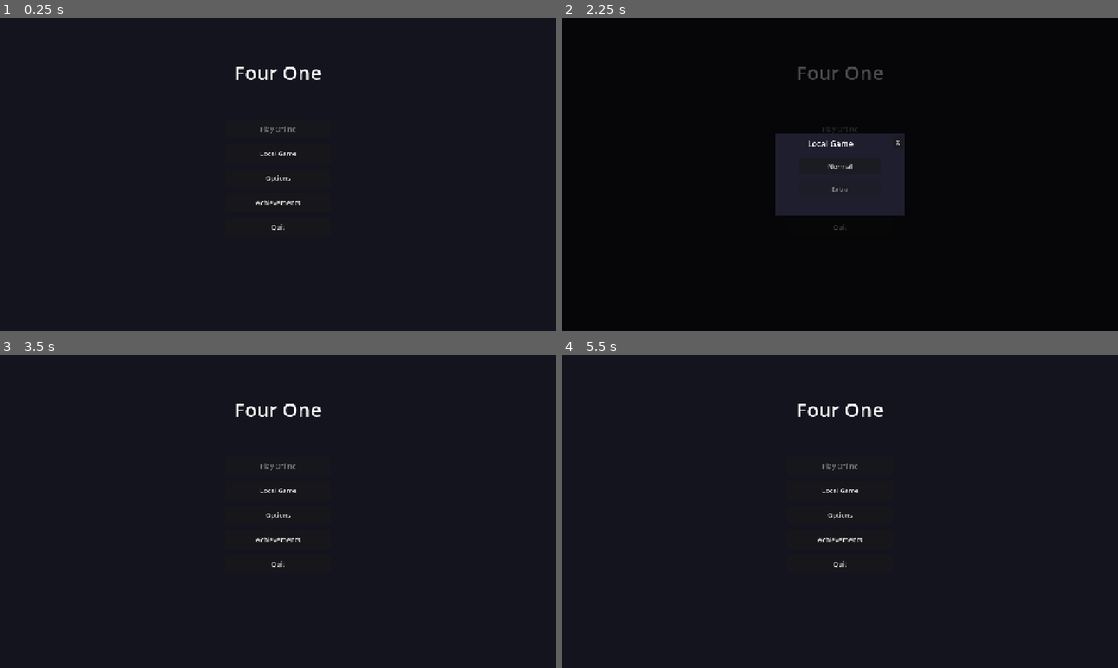
Above: before the commit, frames 1-4 (two rows, left to right).
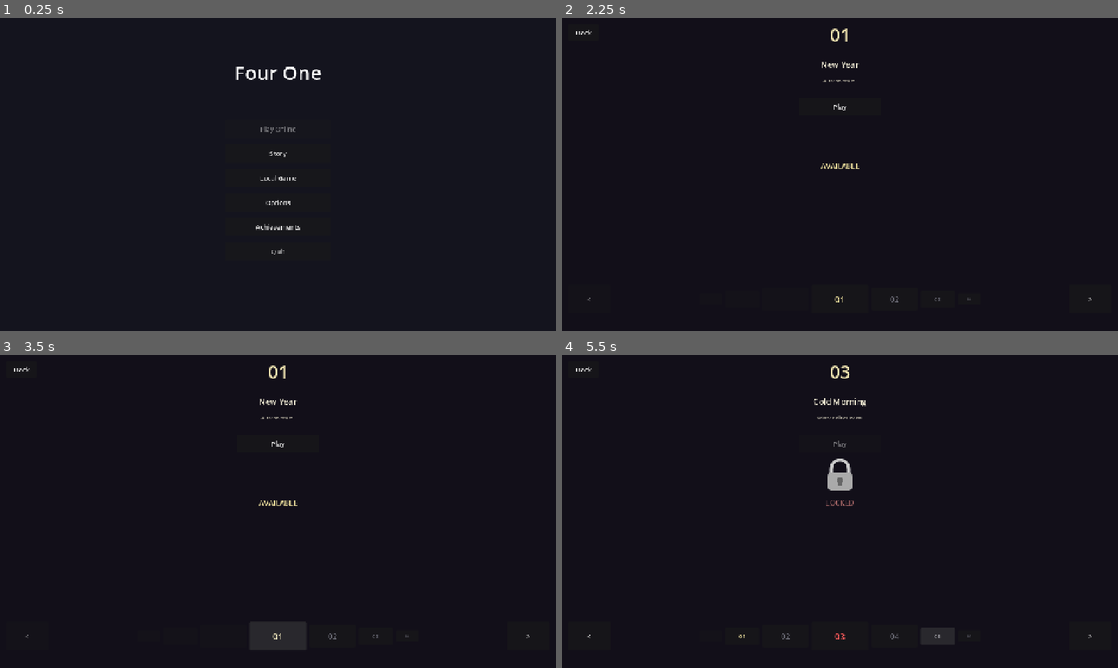
Above: after the commit, the same moments.

Repository: fimaaa/game-fortyone
Game: Godot game, scene res://main_menu/main_menu.tscn
The game is run twice, just before and just after one commit, with the same random seed, the same clock (stepped at 60 frames per second) and the same inputs.
Inputs (mouse positions are in pixels of both pictures, inside the frame that each line leads up to):
- Up to frame 1 (0.25 s): no input
- Up to frame 2 (2.25 s): click (840, 152) at 0.5 s, where only the run after the commit has a clickable "Story"; click (584, 33) at 1.25 s, where only the run after the commit has a clickable "Back"; click (840, 152) at 2 s, where only the run after the commit has a clickable "Story"
- Up to frame 3 (3.5 s): click (278, 636) at 2.75 s, where only the run after the commit has a clickable "01"
- Up to frame 4 (5.5 s): click (895, 636) at 3.5 s, where only the run after the commit has a clickable "02"; click (784, 636) at 4.25 s, where only the run after the commit has a clickable "01"; click (940, 636) at 5 s, where only the run after the commit has a clickable "03"

The runs differ from the first frame. In frame 1, 0.3% of the frame differs, in the area x 46-54%, y 42-76%; in frame 2, 0.7%; in frame 3, 0.8%; in frame 4, 1.2%, in the area x 2-96%, y 3-91%.

Commit message:
add story event chooose scene

Diff:
--- a/main_menu/main_menu.gd
+++ b/main_menu/main_menu.gd
@@ -58,30 +58,37 @@
 	online_btn.tooltip_text = "Coming Soon"
 	menu_panel.add_child(online_btn)
 
+	var story_btn = Button.new()
+	story_btn.text = "Story"
+	story_btn.position = Vector2(btn_x, btn_y + 60)
+	story_btn.size = Vector2(btn_w, btn_h)
+	story_btn.pressed.connect(func(): get_tree().change_scene_to_file("res://story/story_calendar.tscn"))
+	menu_panel.add_child(story_btn)
+
 	var local_btn = Button.new()
 	local_btn.text = "Local Game"
-	local_btn.position = Vector2(btn_x, btn_y + 60)
+	local_btn.position = Vector2(btn_x, btn_y + 120)
 	local_btn.size = Vector2(btn_w, btn_h)
 	local_btn.pressed.connect(func(): _show_local_mode())
 	menu_panel.add_child(local_btn)
 
 	var opt_btn = Button.new()
 	opt_btn.text = "Options"
-	opt_btn.position = Vector2(btn_x, btn_y + 120)
+	opt_btn.position = Vector2(btn_x, btn_y + 180)
 	opt_btn.size = Vector2(btn_w, btn_h)
 	opt_btn.pressed.connect(func(): options_panel.visible = true)
 	menu_panel.add_child(opt_btn)
 
 	var ach_btn = Button.new()
 	ach_btn.text = "Achievements"
-	ach_btn.position = Vector2(btn_x, btn_y + 180)
+	ach_btn.position = Vector2(btn_x, btn_y + 240)
 	ach_btn.size = Vector2(btn_w, btn_h)
 	ach_btn.pressed.connect(func(): get_tree().change_scene_to_file("res://achievements/achievements.tscn"))
 	menu_panel.add_child(ach_btn)
 
 	var quit_btn = Button.new()
 	quit_btn.text = "Quit"
-	quit_btn.position = Vector2(btn_x, btn_y + 240)
+	quit_btn.position = Vector2(btn_x, btn_y + 300)
 	quit_btn.size = Vector2(btn_w, btn_h)
 	quit_btn.pressed.connect(func(): get_tree().quit())
 	menu_panel.add_child(quit_btn)
--- /dev/null
+++ b/story/images/lock_icon.svg
@@ -0,0 +1,7 @@
+<svg xmlns="http://www.w3.org/2000/svg" width="64" height="64" viewBox="0 0 64 64">
+  <rect width="64" height="64" fill="none"/>
+  <path d="M18 30 V22 a14 14 0 0 1 28 0 V30" fill="none" stroke="#cccccc" stroke-width="5" stroke-linecap="round"/>
+  <rect x="13" y="28" width="38" height="28" rx="5" ry="5" fill="#aaaaaa"/>
+  <circle cx="32" cy="40" r="5" fill="#666666"/>
+  <rect x="30" y="40" width="4" height="9" fill="#666666"/>
+</svg>
--- /dev/null
+++ b/story/story_calendar.gd
@@ -0,0 +1,317 @@
+extends Control
+
+const SAVE_PATH = "user://story_progress.cfg"
+
+const EVENTS = [
+	{"titleAge": "01", "date": "1/1", "day": 1, "month": "January", "eventName": "New Year", "eventDesc": "A fresh start.", "eventId": "jan_01", "image": ""},
+	{"titleAge": "02", "date": "1/2", "day": 2, "month": "January", "eventName": "First Step", "eventDesc": "The journey begins.", "eventId": "jan_02", "image": ""},
+	{"titleAge": "03", "date": "1/3", "day": 3, "month": "January", "eventName": "Cold Morning", "eventDesc": "Winter bites hard.", "eventId": "jan_03", "image": ""},
+	{"titleAge": "04", "date": "1/4", "day": 4, "month": "January", "eventName": "Meeting", "eventDesc": "A stranger appears.", "eventId": "jan_04", "image": ""},
+	{"titleAge": "05", "date": "1/5", "day": 5, "month": "January", "eventName": "The Card", "eventDesc": "You receive a mysterious card.", "eventId": "jan_05", "image": ""},
+	{"titleAge": "06", "date": "1/6", "day": 6, "month": "January", "eventName": "Challenge", "eventDesc": "The rules are explained.", "eventId": "jan_06", "image": ""},
+	{"titleAge": "07", "date": "1/7", "day": 7, "month": "January", "eventName": "First Match", "eventDesc": "Your first battle.", "eventId": "jan_07", "image": ""},
+	{"titleAge": "08", "date": "1/8", "day": 8, "month": "January", "eventName": "Defeat", "eventDesc": "A harsh lesson.", "eventId": "jan_08", "image": ""},
+	{"titleAge": "09", "date": "1/9", "day": 9, "month": "January", "eventName": "Training", "eventDesc": "Practice daily.", "eventId": "jan_09", "image": ""},
+	{"titleAge": "10", "date": "1/10", "day": 10, "month": "January", "eventName": "Strategy", "eventDesc": "Learn the meta.", "eventId": "jan_10", "image": ""},
+	{"titleAge": "11", "date": "1/11", "day": 11, "month": "January", "eventName": "Rival", "eventDesc": "A worthy opponent.", "eventId": "jan_11", "image": ""},
+	{"titleAge": "12", "date": "1/12", "day": 12, "month": "January", "eventName": "Bet", "eventDesc": "Wager everything.", "eventId": "jan_12", "image": ""},
+	{"titleAge": "13", "date": "1/13", "day": 13, "month": "January", "eventName": "Win", "eventDesc": "First victory.", "eventId": "jan_13", "image": ""},
+	{"titleAge": "14", "date": "1/14", "day": 14, "month": "January", "eventName": "Fame", "eventDesc": "Word spreads.", "eventId": "jan_14", "image": ""},
+	{"titleAge": "15", "date": "1/15", "day": 15, "month": "January", "eventName": "Tournament", "eventDesc": "Enter the bracket.", "eventId": "jan_15", "image": ""},
+	{"titleAge": "16", "date": "1/16", "day": 16, "month": "January", "eventName": "Round 1", "eventDesc": "Easy start.", "eventId": "jan_16", "image": ""},
+	{"titleAge": "17", "date": "1/17", "day": 17, "month": "January", "eventName": "Round 2", "eventDesc": "Gets harder.", "eventId": "jan_17", "image": ""},
+	{"titleAge": "18", "date": "1/18", "day": 18, "month": "January", "eventName": "Semifinal", "eventDesc": "Four remain.", "eventId": "jan_18", "image": ""},
+	{"titleAge": "19", "date": "1/19", "day": 19, "month": "January", "eventName": "Clash", "eventDesc": "Head to head.", "eventId": "jan_19", "image": ""},
+	{"titleAge": "20", "date": "1/20", "day": 20, "month": "January", "eventName": "Final", "eventDesc": "The ultimate match.", "eventId": "jan_20", "image": ""},
+	{"titleAge": "21", "date": "1/21", "day": 21, "month": "January", "eventName": "Champion", "eventDesc": "You win it all.", "eventId": "jan_21", "image": ""},
+	{"titleAge": "22", "date": "1/22", "day": 22, "month": "January", "eventName": "Celebration", "eventDesc": "Party time.", "eventId": "jan_22", "image": ""},
+	{"titleAge": "23", "date": "1/23", "day": 23, "month": "January", "eventName": "New Rival", "eventDesc": "Someone stronger appears.", "eventId": "jan_23", "image": ""},
+	{"titleAge": "24", "date": "1/24", "day": 24, "month": "January", "eventName": "Rematch", "eventDesc": "Revenge match.", "eventId": "jan_24", "image": ""},
+	{"titleAge": "25", "date": "1/25", "day": 25, "month": "January", "eventName": "Loss", "eventDesc": "Defeated again.", "eventId": "jan_25", "image": ""},
+	{"titleAge": "26", "date": "1/26", "day": 26, "month": "January", "eventName": "Training Arc", "eventDesc": "Train harder.", "eventId": "jan_26", "image": ""},
+	{"titleAge": "27", "date": "1/27", "day": 27, "month": "January", "eventName": "Team Up", "eventDesc": "Find allies.", "eventId": "jan_27", "image": ""},
+	{"titleAge": "28", "date": "1/28", "day": 28, "month": "January", "eventName": "Strategy", "eventDesc": "New plan.", "eventId": "jan_28", "image": ""},
+	{"titleAge": "29", "date": "1/29", "day": 29, "month": "January", "eventName": "Rematch 2", "eventDesc": "The grudge match.", "eventId": "jan_29", "image": ""},
+	{"titleAge": "30", "date": "1/30", "day": 30, "month": "January", "eventName": "Victory", "eventDesc": "Sweet revenge.", "eventId": "jan_30", "image": ""},
+	{"titleAge": "31", "date": "1/31", "day": 31, "month": "January", "eventName": "Rank Up", "eventDesc": "You climb the ranks.", "eventId": "jan_31", "image": ""},
+	{"titleAge": "32", "date": "2/1", "day": 1, "month": "February", "eventName": "New Month", "eventDesc": "February begins.", "eventId": "feb_01", "image": ""},
+	{"titleAge": "33", "date": "2/2", "day": 2, "month": "February", "eventName": "Snow", "eventDesc": "A quiet day.", "eventId": "feb_02", "image": ""},
+	{"titleAge": "34", "date": "2/3", "day": 3, "month": "February", "eventName": "Letter", "eventDesc": "A letter arrives.", "eventId": "feb_03", "image": ""},
+	{"titleAge": "35", "date": "2/4", "day": 4, "month": "February", "eventName": "Journey", "eventDesc": "Travel to a new city.", "eventId": "feb_04", "image": ""},
+	{"titleAge": "36", "date": "2/5", "day": 5, "month": "February", "eventName": "New Arena", "eventDesc": "A bigger stage.", "eventId": "feb_05", "image": ""},
+	{"titleAge": "37", "date": "2/6", "day": 6, "month": "February", "eventName": "Qualifiers", "eventDesc": "Prove yourself.", "eventId": "feb_06", "image": ""},
+	{"titleAge": "38", "date": "2/7", "day": 7, "month": "February", "eventName": "Pressure", "eventDesc": "The stakes rise.", "eventId": "feb_07", "image": ""},
+	{"titleAge": "39", "date": "2/8", "day": 8, "month": "February", "eventName": "Blunder", "eventDesc": "A costly mistake.", "eventId": "feb_08", "image": ""},
+	{"titleAge": "40", "date": "2/9", "day": 9, "month": "February", "eventName": "Recovery", "eventDesc": "Get back up.", "eventId": "feb_09", "image": ""},
+	{"titleAge": "41", "date": "2/10", "day": 10, "month": "February", "eventName": "Secret", "eventDesc": "Discover the truth.", "eventId": "feb_10", "image": ""},
+	{"titleAge": "42", "date": "2/11", "day": 11, "month": "February", "eventName": "Confrontation", "eventDesc": "Face the enemy.", "eventId": "feb_11", "image": ""},
+	{"titleAge": "43", "date": "2/12", "day": 12, "month": "February", "eventName": "Betrayal", "eventDesc": "A friend turns.", "eventId": "feb_12", "image": ""},
+	{"titleAge": "44", "date": "2/13", "day": 13, "month": "February", "eventName": "Aftermath", "eventDesc": "Pick up the pieces.", "eventId": "feb_13", "image": ""},
+	{"titleAge": "45", "date": "2/14", "day": 14, "month": "February", "eventName": "Valentine", "eventDesc": "A moment of warmth.", "eventId": "feb_14", "image": ""},
+	{"titleAge": "46", "date": "2/15", "day": 15, "month": "February", "eventName": "Resolve", "eventDesc": "Steel your will.", "eventId": "feb_15", "image": ""},
+	{"titleAge": "47", "date": "2/16", "day": 16, "month": "February", "eventName": "Preparation", "eventDesc": "Get ready.", "eventId": "feb_16", "image": ""},
+	{"titleAge": "48", "date": "2/17", "day": 17, "month": "February", "eventName": "Finals", "eventDesc": "The last tournament.", "eventId": "feb_17", "image": ""},
+	{"titleAge": "49", "date": "2/18", "day": 18, "month": "February", "eventName": "Clash", "eventDesc": "Everything on the line.", "eventId": "feb_18", "image": ""},
+	{"titleAge": "50", "date": "2/19", "day": 19, "month": "February", "eventName": "Climax", "eventDesc": "The final move.", "eventId": "feb_19", "image": ""},
+	{"titleAge": "51", "date": "2/20", "day": 20, "month": "February", "eventName": "Winner", "eventDesc": "Champion of champions.", "eventId": "feb_20", "image": ""},
+	{"titleAge": "52", "date": "2/21", "day": 21, "month": "February", "eventName": "Reunion", "eventDesc": "Old friends return.", "eventId": "feb_21", "image": ""},
+	{"titleAge": "53", "date": "2/22", "day": 22, "month": "February", "eventName": "Legacy", "eventDesc": "Your story lives on.", "eventId": "feb_22", "image": ""},
+	{"titleAge": "54", "date": "2/23", "day": 23, "month": "February", "eventName": "Finale", "eventDesc": "The grand finale.", "eventId": "feb_23", "image": ""},
+	{"titleAge": "55", "date": "2/24", "day": 24, "month": "February", "eventName": "The End", "eventDesc": "Thank you for playing.", "eventId": "feb_24", "image": ""},
+]
+
+func _get_event(index : int) -> Dictionary:
+	if index >= 0 and index < EVENTS.size():
+		return EVENTS[index]
+	return {}
+
+var completed_days : Array = []
+var current_index := 0
+var animating := false
+var strip_base_x := 0.0
+var lock_texture : Texture2D
+
+@onready var title_age_label : Label = $TitleLabel/TitleAgeLabel
+@onready var event_name_label : Label = $EventNameLabel
+@onready var event_desc_label : Label = $EventDescLabel
+@onready var bg_texture : TextureRect = $BgTexture
+@onready var bg_color : ColorRect = $BgColor
+@onready var date_clip : Control = $DateClip
+@onready var date_strip : HBoxContainer = $DateClip/DateStrip
+@onready var play_button : Button = $PlayButton
+@onready var status_icon : TextureRect = $StatusIcon
+@onready var status_label : Label = $StatusLabel
+@onready var anim_overlay : ColorRect = $AnimOverlay
+@onready var anim_day_label : Label = $AnimOverlay/AnimDay
+@onready var anim_weekday_label : Label = $AnimOverlay/AnimWeekday
+@onready var anim_event_label : Label = $AnimOverlay/AnimEvent
+
+const LOCK_ICON = "res://story/images/lock_icon.svg"
+
+func _ready():
+	$BackButton.pressed.connect(func(): get_tree().change_scene_to_file("res://main_menu/main_menu.tscn"))
+	$NavPrev.pressed.connect(func(): _go_prev())
+	$NavNext.pressed.connect(func(): _go_next())
+	play_button.pressed.connect(func(): _on_play_pressed())
+	_load_progress()
+	lock_texture = load(LOCK_ICON)
+	_setup_strip()
+	_go_to_index(_max_unlocked())
+	_center_strip()
+	date_strip.position.x = strip_base_x
+
+func _load_progress():
+	var cfg = ConfigFile.new()
+	if cfg.load(SAVE_PATH) == OK:
+		var arr = cfg.get_value("progress", "completed_days", [])
+		for d in arr:
+			completed_days.append(int(d))
+
+func _save_progress():
+	var cfg = ConfigFile.new()
+	cfg.set_value("progress", "completed_days", completed_days)
+	cfg.save(SAVE_PATH)
+
+func _max_unlocked() -> int:
+	var m = 0
+	if completed_days.size() > 0:
+		m = completed_days.max() + 1 if completed_days.max() < EVENTS.size() - 1 else EVENTS.size() - 1
+	return m
+
+func _is_done(index : int) -> bool:
+	return index in completed_days
+
+func _is_unlocked(index : int) -> bool:
+	return index <= _max_unlocked()
+
+func _go_prev():
+	if current_index > 0 and not animating:
+		_slide_to(current_index - 1)
+
+func _go_next():
+	if current_index < EVENTS.size() - 1 and not animating:
+		_slide_to(current_index + 1)
+
+func _update_all():
+	_update_bg()
+	_update_title()
+	_update_strip()
+	_update_status()
+	_update_nav()
+
+func _slide_to(target : int):
+	if target == current_index or animating:
+		return
+	if target < 0 or target >= EVENTS.size():
+		return
+
+	animating = true
+	_update_nav()
+
+	var dirn = signi(target - current_index)
+	var steps = absi(target - current_index)
+	var pitch = 134.0
+	var base_x = strip_base_x
+
+	var tw = create_tween()
+	tw.set_trans(Tween.TRANS_SINE).set_ease(Tween.EASE_IN_OUT)
+
+	for step in range(steps):
+		var from_x = date_strip.position.x
+		var to_x = from_x - dirn * pitch
+		tw.tween_property(date_strip, "position:x", to_x, 0.18)
+		tw.tween_callback(func():
+			current_index += dirn
+			_refresh_strip()
+			date_strip.position.x = base_x
+		)
+
+	tw.tween_callback(func():
+		animating = false
+		_update_title()
+		_update_status()
+		_update_nav()
+	)
+
+func _go_to_index(index : int):
+	current_index = index
+	_update_all()
+
+func _center_strip():
+	var total = 0.0
+	var sep = 8.0
+	for ch in date_strip.get_children():
+		if ch.visible:
+			total += ch.custom_minimum_size.x + sep
+	total -= sep
+	strip_base_x = (date_clip.size.x - total) / 2.0
+	date_strip.position.x = strip_base_x
+
+func _update_status():
+	var ev = _get_event(current_index)
+	var done = _is_done(current_index)
+	var unlocked = _is_unlocked(current_index)
+
+	if not unlocked:
+		status_icon.visible = true
+		status_icon.texture = lock_texture
+		status_label.text = "LOCKED"
+		status_label.add_theme_color_override("font_color", Color(0.65, 0.4, 0.4))
+	elif done:
+		status_icon.visible = false
+		status_label.text = "COMPLETED"
+		status_label.add_theme_color_override("font_color", Color(0.3, 0.9, 0.45))
+	else:
+		status_icon.visible = false
+		status_label.text = "AVAILABLE"
+		status_label.add_theme_color_override("font_color", Color(0.9, 0.85, 0.6))
+
+func _update_bg():
+	var ev = _get_event(current_index)
+	var img_path = ev.get("image", "")
+	if img_path != "":
+		var tex = load(img_path)
+		if tex:
+			bg_texture.texture = tex
+			bg_texture.visible = true
+			bg_texture.modulate = Color.WHITE
+			bg_color.visible = false
+			return
+	bg_texture.visible = false
+	bg_color.visible = true
+	bg_color.modulate = Color.WHITE
+
+func _update_title():
+	var ev = _get_event(current_index)
+	title_age_label.text = ev.get("titleAge", "")
+	event_name_label.text = ev.get("eventName", "")
+	event_desc_label.text = ev.get("eventDesc", "")
+	play_button.disabled = not _is_unlocked(current_index)
+	play_button.text = "Play"
+
+func _setup_strip():
+	for ch in date_strip.get_children():
+		ch.free()
+
+	var sizes = {0: 1.0, 1: 0.8, 2: 0.6, 3: 0.4}
+	for offset in range(-3, 4):
+		var btn = Button.new()
+		btn.text = ""
+		var ratio = sizes[abs(offset)]
+		btn.custom_minimum_size = Vector2(140 * ratio, 70 * ratio)
+		btn.add_theme_font_size_override("font_size", int(22 * ratio))
+		btn.size_flags_vertical = Control.SIZE_SHRINK_CENTER
+		var off = offset
+		btn.pressed.connect(func():
+			var target = current_index + off
+			if target >= 0 and target < EVENTS.size() and target != current_index and not animating:
+				_slide_to(target)
+		)
+		btn.set_meta("offset", offset)
+		date_strip.add_child(btn)
+
+func _refresh_strip():
+	for ch in date_strip.get_children():
+		var off : int = ch.get_meta("offset")
+		var idx = current_index + off
+		ch.visible = true
+		if idx < 0 or idx >= EVENTS.size():
+			ch.text = ""
+			ch.disabled = true
+			ch.set_meta("blank", true)
+			continue
+		ch.disabled = false
+		ch.set_meta("blank", false)
+		ch.text = EVENTS[idx].titleAge
+
+		var base_color : Color
+		if _is_done(idx):
+			base_color = Color(0.55, 1.0, 0.65) if off == 0 else Color(0.3, 0.9, 0.45)
+		elif _is_unlocked(idx):
+			base_color = Color(0.9, 0.85, 0.6)
+		else:
+			base_color = Color(1.0, 0.35, 0.35) if off == 0 else Color(0.4, 0.4, 0.44)
+
+		ch.set_meta("base_color", base_color)
+		ch.add_theme_color_override("font_color", base_color)
+		ch.add_theme_color_override("font_hover_color", base_color.lightened(0.35))
+		ch.add_theme_color_override("font_hover_pressed_color", base_color.lightened(0.35))
+		ch.add_theme_color_override("font_focus_color", base_color)
+
+func _update_strip():
+	_refresh_strip()
+
+func _update_nav():
+	$NavPrev.disabled = current_index <= 0 or animating
+	$NavNext.disabled = current_index >= EVENTS.size() - 1 or animating
+
+func _on_play_pressed():
+	if not _is_unlocked(current_index):
+		return
+	if current_index not in completed_days:
+		completed_days.append(current_index)
+		_save_progress()
+	_play_animation()
+
+func _play_animation():
+	animating = true
+	var ev = _get_event(current_index)
+	var weekday = ["SUNDAY", "MONDAY", "TUESDAY", "WEDNESDAY", "THURSDAY", "FRIDAY", "SATURDAY"][current_index % 7]
+	anim_day_label.text = ev.get("titleAge", "")
+	anim_weekday_label.text = weekday
+	anim_event_label.text = ev.get("eventName", "")
+	anim_day_label.modulate = Color.WHITE
+	anim_day_label.scale = Vector2(1, 1)
+	anim_overlay.visible = true
+
+	var tw = create_tween()
+	tw.tween_property(anim_day_label, "scale", Vector2(1.6, 1.6), 1.2).set_trans(Tween.TRANS_QUINT).set_ease(Tween.EASE_OUT)
+	tw.parallel().tween_property(anim_day_label, "modulate:a", 0.0, 0.4).set_delay(0.9)
+	tw.tween_callback(func():
+		anim_overlay.visible = false
+		animating = false
+		_update_all()
+	)
+
+func is_all_complete() -> bool:
+	return completed_days.size() >= EVENTS.size()
--- /dev/null
+++ b/story/story_calendar.tscn
@@ -0,0 +1,181 @@
+[gd_scene load_steps=2 format=3]
+
+[ext_resource type="Script" path="res://story/story_calendar.gd" id="1_script"]
+[ext_resource type="Texture2D" path="res://story/images/lock_icon.svg" id="2_lock"]
+
+[node name="StoryCalendar" type="Control"]
+layout_mode = 3
+anchors_preset = 15
+anchor_right = 1.0
+anchor_bottom = 1.0
+grow_horizontal = 2
+grow_vertical = 2
+script = ExtResource("1_script")
+
+[node name="BgColor" type="ColorRect" parent="."]
+layout_mode = 1
+anchors_preset = 15
+anchor_right = 1.0
+anchor_bottom = 1.0
+grow_horizontal = 2
+grow_vertical = 2
+color = Color(0.07, 0.06, 0.1, 1)
+
+[node name="BgTexture" type="TextureRect" parent="."]
+layout_mode = 1
+anchors_preset = 15
+anchor_right = 1.0
+anchor_bottom = 1.0
+grow_horizontal = 2
+grow_vertical = 2
+stretch_mode = 6
+
+[node name="BackButton" type="Button" parent="."]
+layout_mode = 0
+offset_left = 15.0
+offset_top = 15.0
+offset_right = 90.0
+offset_bottom = 55.0
+text = "Back"
+
+[node name="TitleLabel" type="VBoxContainer" parent="."]
+layout_mode = 0
+offset_left = 533.0
+offset_top = 10.0
+offset_right = 833.0
+offset_bottom = 90.0
+
+[node name="TitleAgeLabel" type="Label" parent="TitleLabel"]
+layout_mode = 2
+theme_override_colors/font_color = Color(0.95, 0.9, 0.7, 1)
+theme_override_font_sizes/font_size = 44
+text = "01"
+horizontal_alignment = 1
+
+[node name="EventNameLabel" type="Label" parent="."]
+layout_mode = 0
+offset_left = 333.0
+offset_top = 100.0
+offset_right = 1033.0
+offset_bottom = 140.0
+theme_override_colors/font_color = Color(0.9, 0.88, 0.8, 1)
+theme_override_font_sizes/font_size = 20
+text = "Event Name"
+horizontal_alignment = 1
+
+[node name="EventDescLabel" type="Label" parent="."]
+layout_mode = 0
+offset_left = 383.0
+offset_top = 145.0
+offset_right = 983.0
+offset_bottom = 185.0
+theme_override_colors/font_color = Color(0.7, 0.68, 0.62, 1)
+theme_override_font_sizes/font_size = 13
+text = "Event description"
+horizontal_alignment = 1
+
+[node name="PlayButton" type="Button" parent="."]
+layout_mode = 0
+offset_left = 583.0
+offset_top = 195.0
+offset_right = 783.0
+offset_bottom = 240.0
+text = "Play"
+
+[node name="DateClip" type="Control" parent="."]
+layout_mode = 0
+offset_left = 233.0
+offset_top = 645.0
+offset_right = 1133.0
+offset_bottom = 735.0
+clip_contents = true
+
+[node name="DateStrip" type="HBoxContainer" parent="DateClip"]
+layout_mode = 0
+offset_left = 0.0
+offset_top = 0.0
+offset_right = 900.0
+offset_bottom = 90.0
+theme_override_constants/separation = 8
+alignment = 0
+
+[node name="StatusIcon" type="TextureRect" parent="."]
+layout_mode = 0
+offset_left = 633.0
+offset_top = 245.0
+offset_right = 733.0
+offset_bottom = 345.0
+texture = ExtResource("2_lock")
+expand_mode = 1
+stretch_mode = 5
+
+[node name="StatusLabel" type="Label" parent="."]
+layout_mode = 0
+offset_left = 583.0
+offset_top = 350.0
+offset_right = 783.0
+offset_bottom = 390.0
+theme_override_colors/font_color = Color(0.85, 0.82, 0.75, 1)
+theme_override_font_sizes/font_size = 18
+text = "Status"
+horizontal_alignment = 1
+
+[node name="NavPrev" type="Button" parent="."]
+layout_mode = 0
+offset_left = 15.0
+offset_top = 655.0
+offset_right = 120.0
+offset_bottom = 725.0
+text = "<"
+
+[node name="NavNext" type="Button" parent="."]
+layout_mode = 0
+offset_left = 1246.0
+offset_top = 655.0
+offset_right = 1350.0
+offset_bottom = 725.0
+text = ">"
+
+[node name="AnimOverlay" type="ColorRect" parent="."]
+layout_mode = 1
+anchors_preset = 15
+anchor_right = 1.0
+anchor_bottom = 1.0
+grow_horizontal = 2
+grow_vertical = 2
+visible = false
+color = Color(0.05, 0.04, 0.08, 1)
+
+[node name="AnimDay" type="Label" parent="AnimOverlay"]
+layout_mode = 0
+offset_left = 483.0
+offset_top = 260.0
+offset_right = 883.0
+offset_bottom = 400.0
+theme_override_colors/font_color = Color(0.96, 0.92, 0.8, 1)
+theme_override_font_sizes/font_size = 100
+text = "01"
+horizontal_alignment = 1
+vertical_alignment = 1
+
+[node name="AnimWeekday" type="Label" parent="AnimOverlay"]
+layout_mode = 0
+offset_left = 483.0
+offset_top = 400.0
+offset_right = 883.0
+offset_bottom = 440.0
+theme_override_colors/font_color = Color(0.95, 0.85, 0.5, 1)
+theme_override_font_sizes/font_size = 20
+text = "MON"
+horizontal_alignment = 1
+
+[node name="AnimEvent" type="Label" parent="AnimOverlay"]
+layout_mode = 0
+offset_left = 383.0
+offset_top = 445.0
+offset_right = 983.0
+offset_bottom = 490.0
+theme_override_colors/font_color = Color(0.85, 0.82, 0.75, 1)
+theme_override_font_sizes/font_size = 16
+text = "Event Name"
+horizontal_alignment = 1
Not shown, added: story/images/lock_icon.svg.import
Not shown, added: story/story_calendar.gd.uid
